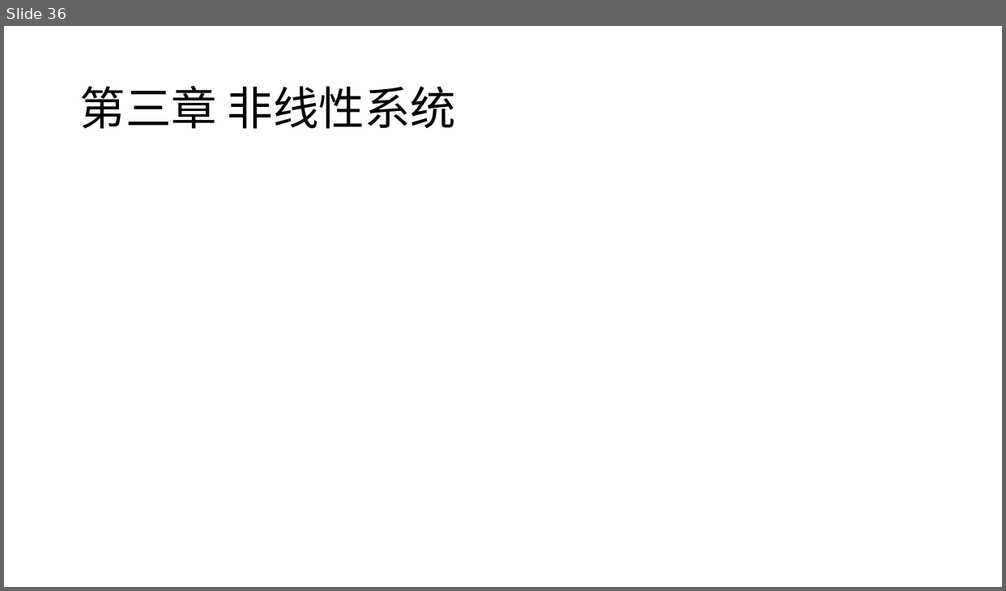
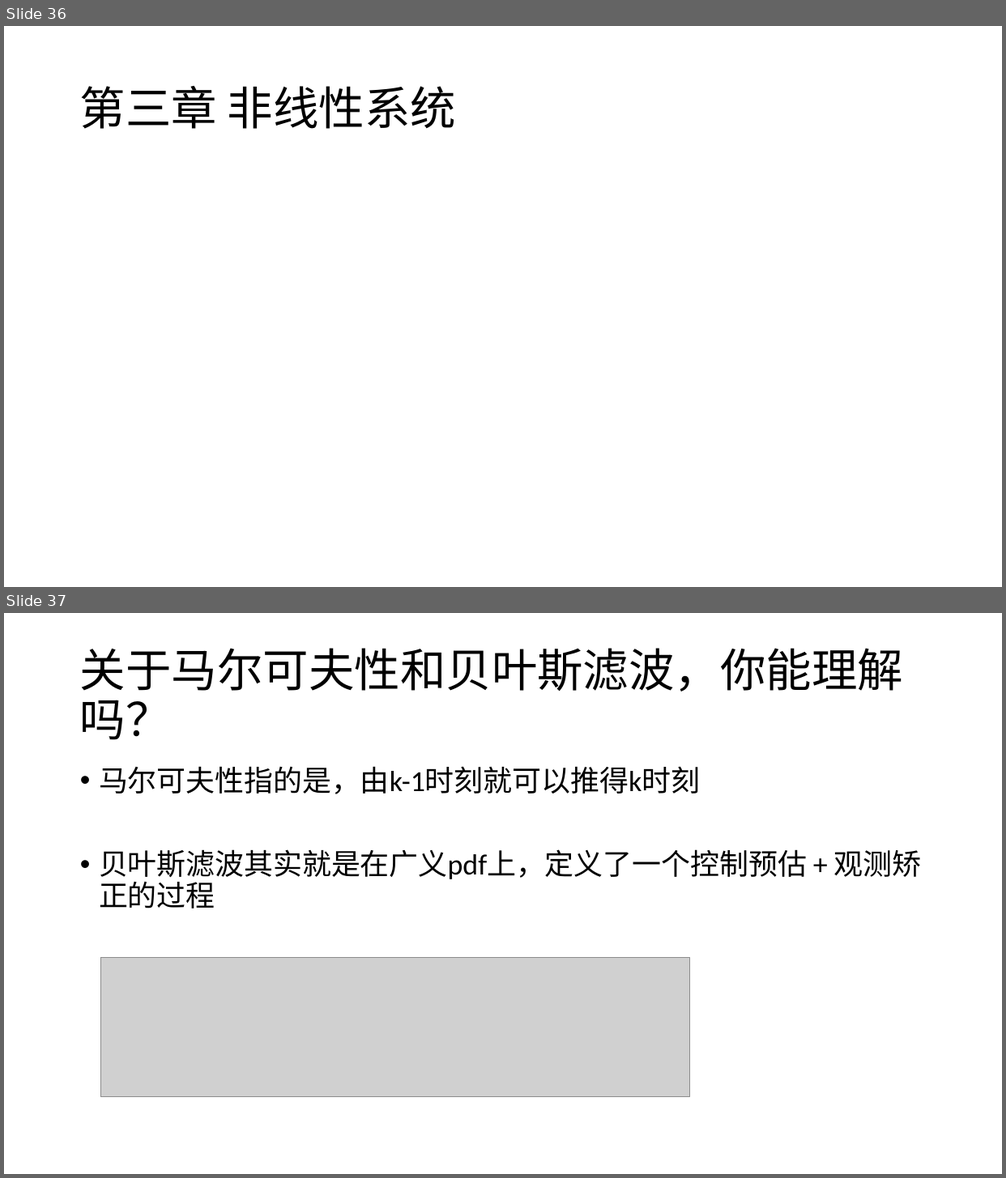
Before and after one commit to CR7dongfeng/State-Estimation, a slide deck: 问题检索清单.pptx. Shown one above the other, each under a label of ours: slide 36 before the commit, slides 36 and 37 after it. The pictures are 1006x591 and 1006x1178 pixels, drawn with LibreOffice and Linux fonts; fonts in the diff are those of the drawing; grey boxes stand for pictures. Boxes give left, top, right and bottom in pixels: in the first picture for what was removed or moved away, otherwise in the second. Text is boxed around its words. In the diff, an @@ line names an element or a change of style, - is before the commit and + after.

```diff
--- a/问题检索清单.pptx
+++ b/问题检索清单.pptx
@@ slide 37 added at <box>4,613,1002,1174</box>, background #FFFFFF @@
@@ title added at <box>80,648,903,740</box>, 44 pt, text #000000 @@
+关于马尔可夫性和贝叶斯滤波，你能理解吗？
@@ text added at <box>99,766,922,909</box>, 28 pt, text #000000 @@
+• 马尔可夫性指的是，由k-1时刻就可以推得k时刻
+• 贝叶斯滤波其实就是在广义pdf上，定义了一个控制预估 + 观测矫正的过程
@@ picture added at <box>101,958,691,1097</box> @@
```
Also in this commit, not shown: 8 slides changed, 11 other slides added.
